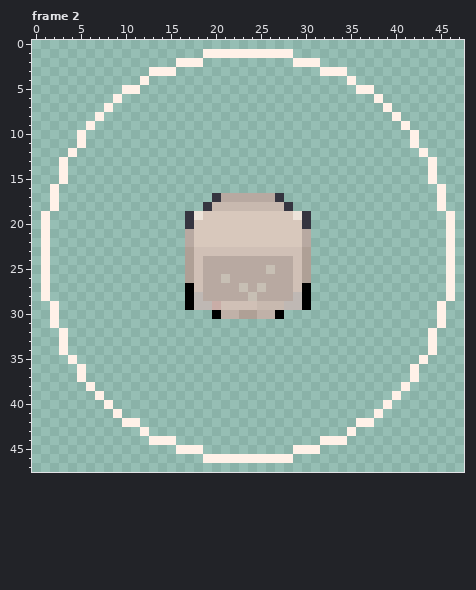
A pixel-art file gets an edit: Entregas/ase/choque.ase. Above: the version before the commit.
48x48 pixels, 6 frames. Pixels under 10% opacity are left out. Colours within 5 levels of each other are drawn and written as one. Shown: frame 2. The commit also changed other frames, which this record leaves out.
And afterwards:
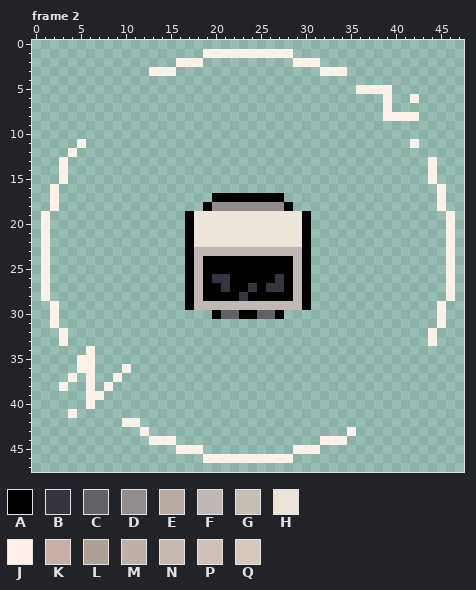
Palette (. is transparent): A #000000  B #353540  C #636167  D #918d8d  E #b8a9a1  F #bfb8b4  G #c7bfb4  H #ede4da  J #fff1e8  K #c9ada7  L #afa096  M #c0b1a8  N #c8b9af  P #d0c0b6  Q #d8c8bc
From the commit log: Sprite do feitiço de choque quase completa
Changes in this commit:
layer "raios" opacity 82% -> 100%
layer "base_queim" added
Changed rows in their new state; - is an unchanged pixel.
Frame 2, layers "base_queim", "raios", "base":
first column x 5:
 4 -------.----------------------.--------
 5 -----..--------------------------JJ----
 6 ----.----------------------------.J--J-
 7 ---.-----------------------------------
 8 --.-------------------------------J-JJ-
 9 -.----------------------------------.--
10 .------------------------------------.-
12 --------------------------------------.
first column x 17:
17 ---AAAAAAAA---
18 --ADDDDDDDDA--
19 A-HHHHHHHHHH-A
20 AHHHHHHHHHHHHA
21 AHHHHHHHHHHHHA
22 AHHHHHHHHHHHHA
23 AFFFFFFFFFFFFA
24 AFAAAAAAAAAAFA
25 AFAAAAAAAAAAFA
26 AFABBAAAAABAFA
27 -FAABAABABBAF-
28 --AAAABAAAAA--
29 ---FFFFFFFF---
30 ----CCAACC----
first column x 3:
34 .--J-------------------------------------.
35 -.JJ------------------------------------.-
36 ---J---J-------------------------------.--
37 -J.J--J--------------------------------.--
38 J----J--------------------------------.---
39 ---J---------------------------------.----
40 ---J-.------------------------------.-----
41 -J----.----------------------------.------
42 ---------------------------------..-------
Where, in picture pixels (left, top, right, bottom), the same in both pictures:
erased: (77, 76, 149, 139)
changed: (347, 76, 428, 157)
changed: (185, 193, 311, 319)
changed: (59, 346, 131, 418)
erased: (356, 346, 437, 427)
